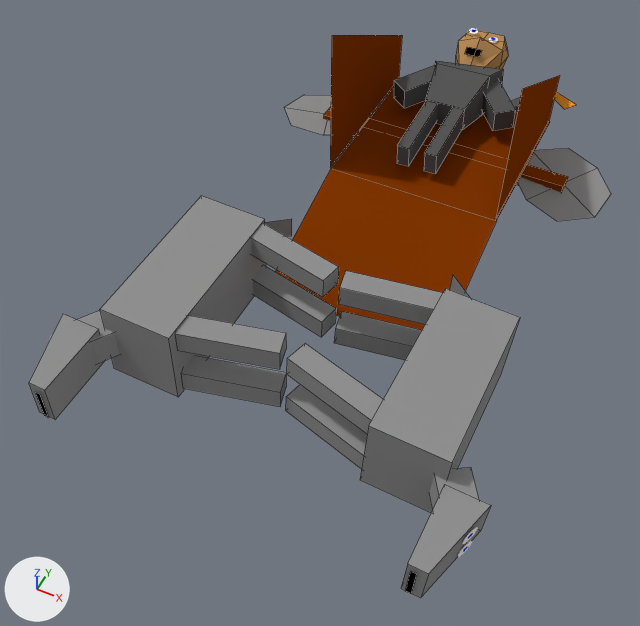
Two versions of the Blender file King Of Kings Docs/Models/lightchariot3d.blend, one commit apart.
Both versions are drawn from a 50 mm lens placed at (13.54, -17.0, 17.32), pointed at (7.04, -4.0, 1.06). The lights are fixed; the arrows at lower left show +X, +Y and +Z. Mesh edges are drawn as thin lines on the coarser meshes.
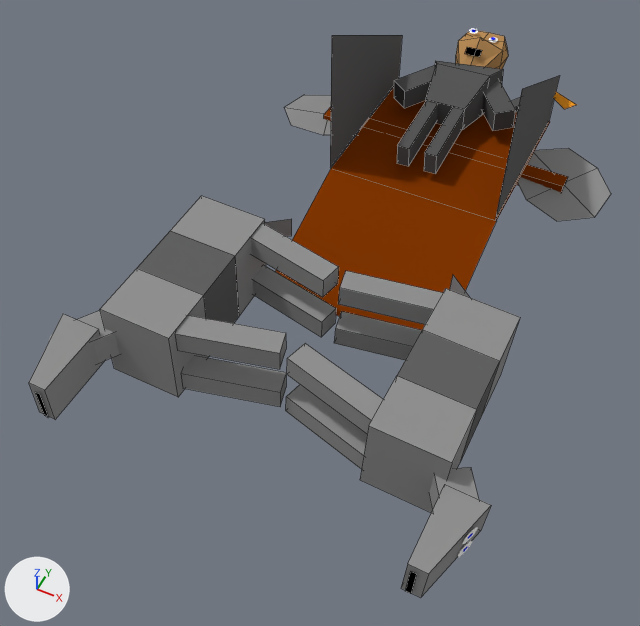
Where the change shows, as pixel boxes (x1, y1, x2, y2) in the pictures (640 x 626 px):
'Plane.003', recoloured
    both: (330, 35, 402, 167)
'Plane.004', recoloured
    both: (495, 75, 560, 219)
part 1 of me_cube_009, built on
    both: (392, 288, 520, 462)
part 2 of me_cube_017, built on
    both: (133, 228, 242, 323)

Edits to the bpy script that builds the scene:
```text
Add mat_material_015:
    mat_material_015 = diffuse_material('Material.015')
    mat_material_015.base_color = (0.123, 0.123, 0.123)  # dark grey #626262
Change me_cube_009:
    where me_cube_009.from_pydata(...)  # 8 vertices, 6 faces; spans x -1.0..1.0, y -1.0..1.0, z -1.0..1.0
    used by ob_cube_006; location = (10.71, -5.36, 1.46); rotation_euler = (0.0, 1.624, 0.0), in degrees (0, 93, 0); scale = (1.07, 2.12, 0.895)
    verts and faces of me_cube_009; kept vertices keep their numbers, new ones are numbered from 8
    before: 0 (-1.0, -1.0, -1.0) at pixel (368, 425), 1 (-1.0, 1.0, -1.0) at pixel (445, 288), 2 (1.0, 1.0, -1.0), 3 (1.0, -1.0, -1.0) at pixel (359, 479), 4 (-1.0, -1.0, 1.0) at pixel (452, 462)
    before: 5 (-1.0, 1.0, 1.0) at pixel (520, 317), 6 (1.0, 1.0, 1.0) at pixel (500, 374), 7 (1.0, -1.0, 1.0)
    me_cube_009 part 1
    add delete_faces([(0, 4, 5, 1), (2, 6, 7, 3), (0, 1, 2, 3), (4, 7, 6, 5)])
    add for new, old in zip([*range(8, 12)], [0, 3, 4, 7]): verts[new] = verts[old] + (0.0, 0.67, 0.0)
    add for new, old in zip([*range(12, 16)], [1, 2, 5, 6]): verts[new] = verts[old] + (0.0, -0.67, 0.0)
    add faces += [(1, 12, 14, 5), (3, 9, 11, 7), (1, 2, 13, 12), (5, 14, 15, 6), (4, 7, 11, 10), (0, 8, 9, 3)]  # mat_material_007 (grey #929292)
    add faces += [(2, 6, 15, 13), (0, 4, 10, 8)]  # mat_material_007 (grey #929292)
    add faces += [(10, 11, 15, 14), (8, 12, 13, 9), (9, 13, 15, 11), (8, 10, 14, 12)]  # mat_material_015 (dark grey #626262)
    add me_cube_009.materials.append(mat_material_015)  # dark grey #626262
Change me_plane_003:
    where me_plane_003.from_pydata(...)  # 4 vertices, 1 face; spans x -0.69..1.0, y -1.0..1.0, z 0.0
    remove me_plane_003.materials.append(mat_material_008)  # brown #833702
    add me_plane_003.materials.append(mat_material_015)  # dark grey #626262
Change me_plane_004:
    where me_plane_004.from_pydata(...)  # 4 vertices, 1 face; spans x -0.67..1.0, y -1.0..1.0, z 0.0..0.01
    remove me_plane_004.materials.append(mat_material_008)  # brown #833702
    add me_plane_004.materials.append(mat_material_015)  # dark grey #626262
Change me_cube_017:
    where me_cube_017.from_pydata(...)  # 8 vertices, 6 faces; spans x -1.0..1.0, y -1.0..1.0, z -1.0..1.0
    used by ob_cube_015; location = (4.25, -5.36, 1.74); rotation_euler = (0.0, -1.542, 0.0), in degrees (0, -88, 0); scale = (1.07, 2.12, 0.895)
    verts and faces of me_cube_017; kept vertices keep their numbers, new ones are numbered from 8
    before: 0 (-1.0, -1.0, -1.0) at pixel (178, 397), 1 (-1.0, 1.0, -1.0), 2 (1.0, 1.0, -1.0) at pixel (264, 219), 3 (1.0, -1.0, -1.0) at pixel (168, 338), 4 (-1.0, -1.0, 1.0) at pixel (114, 368)
    before: 5 (-1.0, 1.0, 1.0), 6 (1.0, 1.0, 1.0) at pixel (201, 195), 7 (1.0, -1.0, 1.0) at pixel (99, 309)
    me_cube_017 part 2
    add delete_faces([(0, 4, 5, 1), (2, 6, 7, 3), (0, 1, 2, 3), (4, 7, 6, 5)])
    add for new, old in zip([*range(8, 12)], [0, 3, 4, 7]): verts[new] = verts[old] + (0.0, 0.67, 0.0)
    add for new, old in zip([*range(12, 16)], [1, 2, 5, 6]): verts[new] = verts[old] + (0.0, -0.67, 0.0)
    add faces += [(1, 12, 14, 5), (3, 9, 11, 7), (1, 2, 13, 12), (5, 14, 15, 6), (4, 7, 11, 10), (0, 8, 9, 3)]  # mat_material_012 (grey #929292)
    add faces += [(2, 6, 15, 13), (0, 4, 10, 8)]  # mat_material_012 (grey #929292)
    add faces += [(10, 11, 15, 14), (8, 12, 13, 9), (9, 13, 15, 11), (8, 10, 14, 12)]  # mat_material_015 (dark grey #626262)
    add me_cube_017.materials.append(mat_material_015)  # dark grey #626262
```
